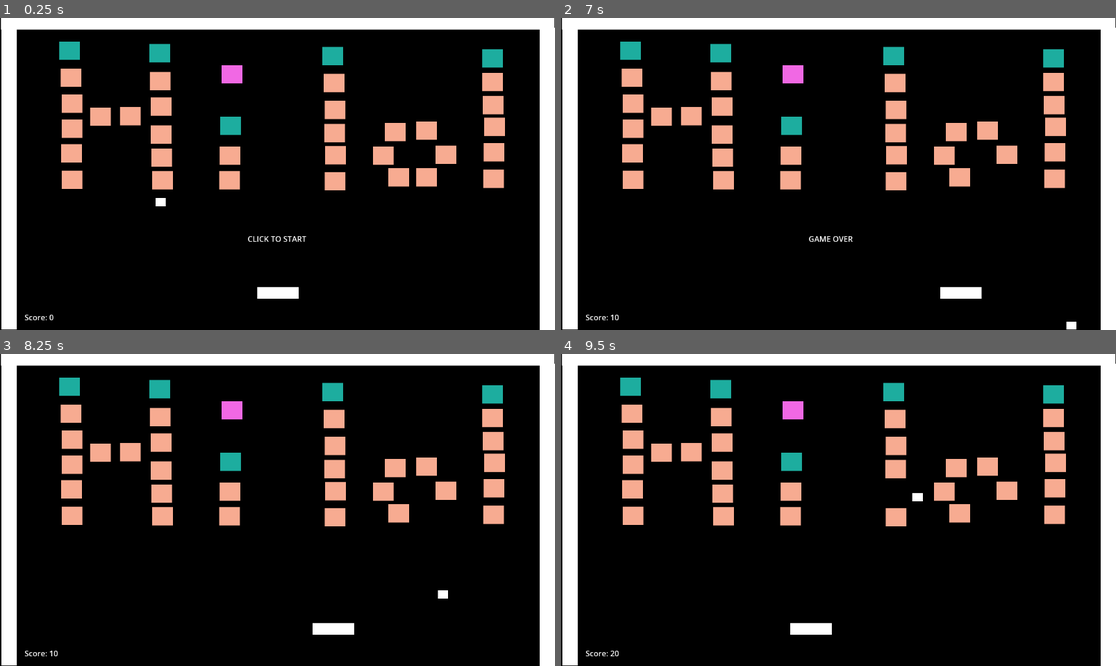
Above: before the commit, frames 1-4 (two rows, left to right).
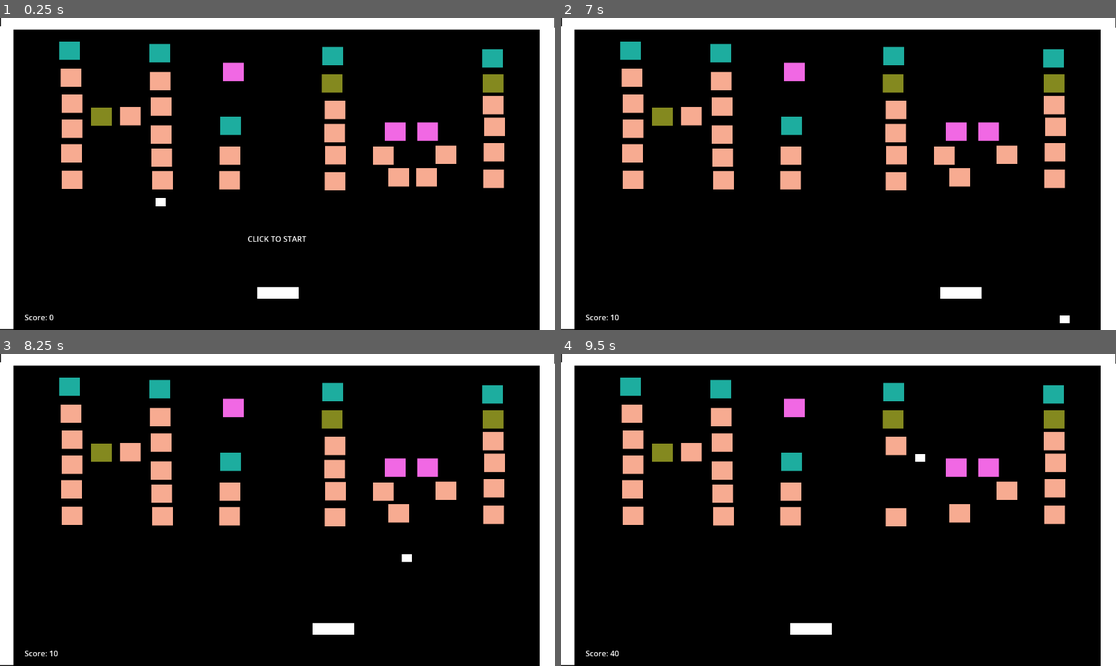
Above: after the commit, the same moments.

Repository: airo4858/breakout_thing
Game: Godot game, scene res://main.tscn
Same seed, same stepped clock (60 frames per second), same inputs: the game is played once before the commit and once after it.
Inputs (mouse positions are in pixels of both pictures, inside the frame that each line leads up to):
- Up to frame 1 (0.25 s): no input
- Up to frame 2 (7 s): tap Enter at 0.5 s; move the mouse to (960, 158) at 0.52 s; click (960, 158) at 0.6 s; move the mouse to (727, 189) at 1.27 s; click (727, 189) at 1.35 s; move the mouse to (894, 105) at 2.02 s; click (894, 105) at 2.1 s; move the mouse to (810, 236) at 2.77 s; click (810, 236) at 2.85 s; move the mouse to (1005, 220) at 3.52 s; click (1005, 220) at 3.6 s; move the mouse to (672, 127) at 4.27 s; click (672, 127) at 4.35 s; move the mouse to (866, 174) at 5.02 s; click (866, 174) at 5.1 s; move the mouse to (755, 96) at 5.77 s; click (755, 96) at 5.85 s; move the mouse to (960, 158) at 6.52 s; click (960, 158) at 6.6 s
- Up to frame 3 (8.25 s): move the mouse to (166, 525) at 7.27 s; click (166, 525) at 7.35 s; move the mouse to (333, 441) at 8.02 s; click (333, 441) at 8.1 s
- Up to frame 4 (9.5 s): move the mouse to (810, 572) at 8.77 s; click (810, 572) at 8.85 s

The runs differ from the first frame. In frame 1, 2.3% of the frame differs, in the area x 0-91%, y 2-100%; in frame 2, 2.5%; in frame 3, 2.4%; in frame 4, 2.9%.

Commit message:
add duplicate

Diff:
--- a/Actors/ball.gd
+++ b/Actors/ball.gd
@@ -8,9 +8,20 @@
 const paddle_width: float = 100.0
 var current_score: int = 0
 var is_running: bool = false
+var multi_ball: int = 1
 
 #func _ready() -> void:
 	#velocity = Vector2(1,1).normalized()
+func dupli(position: Vector2) -> void:
+	var newBall: Node = duplicate()
+	multi_ball = multi_ball + 1
+	if newBall:
+		newBall.position = position + Vector2(40,0)
+		newBall.visible = true;
+		newBall.is_running = true;
+		newBall.speed = 5
+		if get_parent():
+			get_parent().add_child(newBall)
 
 func _physics_process(delta: float) -> void:
 	if (not is_running):
@@ -39,10 +50,18 @@
 			forward = Vector2.from_angle(bounce_angle)
 
 		if (collision.get_collider().is_in_group("GameOver")):
-			StartText.visible = true
-			StartText.text = "GAME OVER"
-			is_running = false
+			if (multi_ball == 1):
+				StartText.visible = true
+				StartText.text = "GAME OVER"
+				is_running = false
+			multi_ball = multi_ball - 1
 
 		if (collision.get_collider().is_in_group("SlowDown")):
 			speed = speed / 2
 			current_score += 10
+
+		if (collision.get_collider().is_in_group("Double")):
+			speed = speed * 2
+
+		if (collision.get_collider().is_in_group("Duplicate")):
+			dupli(position)
--- /dev/null
+++ b/ball.tscn
@@ -0,0 +1,21 @@
+[gd_scene load_steps=4 format=3 uid="uid://base812rthyco"]
+
+[ext_resource type="Script" path="res://Actors/ball.gd" id="1_mxw8r"]
+
+[sub_resource type="RectangleShape2D" id="RectangleShape2D_0bxdh"]
+size = Vector2(21, 16)
+
+[sub_resource type="CanvasTexture" id="CanvasTexture_303ex"]
+
+[node name="Ball" type="CharacterBody2D"]
+position = Vector2(323, 375)
+script = ExtResource("1_mxw8r")
+
+[node name="CollisionShape2D" type="CollisionShape2D" parent="."]
+position = Vector2(10.5, 8)
+shape = SubResource("RectangleShape2D_0bxdh")
+
+[node name="Sprite2D" type="Sprite2D" parent="."]
+position = Vector2(10.658, 7.71945)
+scale = Vector2(-21.157, 16.4389)
+texture = SubResource("CanvasTexture_303ex")
--- /dev/null
+++ b/duplicate.tscn
@@ -0,0 +1,22 @@
+[gd_scene load_steps=4 format=3 uid="uid://bal5v8287yewl"]
+
+[ext_resource type="Script" path="res://Actors/brick.gd" id="1_xmqsc"]
+
+[sub_resource type="RectangleShape2D" id="RectangleShape2D_ks3og"]
+size = Vector2(42, 36)
+
+[sub_resource type="CanvasTexture" id="CanvasTexture_luqrs"]
+
+[node name="Brick" type="CharacterBody2D" groups=["Bricks", "Duplicate"]]
+position = Vector2(256, 81)
+script = ExtResource("1_xmqsc")
+
+[node name="CollisionShape2D" type="CollisionShape2D" parent="."]
+position = Vector2(-2, 2)
+shape = SubResource("RectangleShape2D_ks3og")
+
+[node name="Sprite2D" type="Sprite2D" parent="."]
+modulate = Color(0.515737, 0.537231, 0.121257, 1)
+position = Vector2(-2, 2)
+scale = Vector2(43, 38)
+texture = SubResource("CanvasTexture_luqrs")
--- a/main.tscn
+++ b/main.tscn
@@ -1,12 +1,13 @@
-[gd_scene load_steps=16 format=3 uid="uid://dvyct6yuyiu8p"]
+[gd_scene load_steps=17 format=3 uid="uid://dvyct6yuyiu8p"]
 
 [ext_resource type="Script" path="res://Actors/ball.gd" id="1_ry14i"]
 [ext_resource type="Script" path="res://Actors/paddle.gd" id="2_tw752"]
 [ext_resource type="PackedScene" uid="uid://de4bl8dbp3gsj" path="res://brick.tscn" id="3_2o2dh"]
 [ext_resource type="PackedScene" uid="uid://bupbo20glxrs3" path="res://slowdown.tscn" id="4_7lqpc"]
 [ext_resource type="PackedScene" uid="uid://dpixkmwdmyxmt" path="res://double.tscn" id="5_k71h4"]
-
-[sub_resource type="CanvasTexture" id="CanvasTexture_pdu7n"]
+[ext_resource type="PackedScene" uid="uid://bal5v8287yewl" path="res://duplicate.tscn" id="6_52h80"]
+
+[sub_resource type="CanvasTexture" id="CanvasTexture_j4dnd"]
 
 [sub_resource type="RectangleShape2D" id="RectangleShape2D_0bxdh"]
 size = Vector2(21, 16)
@@ -81,7 +82,7 @@
 texture = SubResource("CanvasTexture_q8is6")
 
 [node name="Wall" type="CharacterBody2D" parent="."]
-position = Vector2(7, 26)
+position = Vector2(0, 25)
 
 [node name="CollisionShape2D" type="CollisionShape2D" parent="Wall"]
 position = Vector2(9.5, 305.5)
@@ -107,18 +108,15 @@
 [node name="Brick2" parent="." instance=ExtResource("3_2o2dh")]
 position = Vector2(152, 176)
 
+[node name="Brick36" parent="." instance=ExtResource("3_2o2dh")]
+position = Vector2(151, 279)
+
 [node name="Brick3" parent="." instance=ExtResource("3_2o2dh")]
 position = Vector2(152, 228)
 
-[node name="Brick" parent="Brick3" instance=ExtResource("3_2o2dh")]
-position = Vector2(-1, 51)
-
 [node name="Brick4" parent="." instance=ExtResource("3_2o2dh")]
 position = Vector2(152, 334)
 
-[node name="Brick5" parent="." instance=ExtResource("3_2o2dh")]
-position = Vector2(211, 203)
-
 [node name="Brick6" parent="." instance=ExtResource("3_2o2dh")]
 position = Vector2(273, 202)
 
@@ -146,9 +144,6 @@
 [node name="Brick14" parent="." instance=ExtResource("3_2o2dh")]
 position = Vector2(480, 284)
 
-[node name="Brick18" parent="." instance=ExtResource("3_2o2dh")]
-position = Vector2(696, 133)
-
 [node name="Brick19" parent="." instance=ExtResource("3_2o2dh")]
 position = Vector2(698, 189)
 
@@ -173,12 +168,6 @@
 [node name="Brick26" parent="." instance=ExtResource("3_2o2dh")]
 position = Vector2(928, 282)
 
-[node name="Brick27" parent="." instance=ExtResource("3_2o2dh")]
-position = Vector2(823, 235)
-
-[node name="Brick28" parent="." instance=ExtResource("3_2o2dh")]
-position = Vector2(888, 232)
-
 [node name="Brick29" parent="." instance=ExtResource("3_2o2dh")]
 position = Vector2(1027, 332)
 
@@ -190,9 +179,6 @@
 
 [node name="Brick32" parent="." instance=ExtResource("3_2o2dh")]
 position = Vector2(1026, 179)
-
-[node name="Brick33" parent="." instance=ExtResource("3_2o2dh")]
-position = Vector2(1025, 131)
 
 [node name="Score" type="RichTextLabel" parent="."]
 offset_left = 51.0
@@ -221,14 +207,29 @@
 [node name="Brick16" parent="." instance=ExtResource("4_7lqpc")]
 position = Vector2(334, 71)
 
+[node name="Brick28" parent="." instance=ExtResource("5_k71h4")]
+position = Vector2(487, 110)
+
 [node name="Brick17" parent="." instance=ExtResource("4_7lqpc")]
 position = Vector2(481, 222)
 
-[node name="Brick" parent="Brick17" instance=ExtResource("5_k71h4")]
-position = Vector2(3, -107)
-
 [node name="Brick34" parent="." instance=ExtResource("4_7lqpc")]
 position = Vector2(693, 77)
 
 [node name="Brick35" parent="." instance=ExtResource("4_7lqpc")]
 position = Vector2(1025, 82)
+
+[node name="Brick15" parent="." instance=ExtResource("5_k71h4")]
+position = Vector2(823, 234)
+
+[node name="Brick27" parent="." instance=ExtResource("5_k71h4")]
+position = Vector2(890, 234)
+
+[node name="Brick5" parent="." instance=ExtResource("6_52h80")]
+position = Vector2(213, 203)
+
+[node name="Brick18" parent="." instance=ExtResource("6_52h80")]
+position = Vector2(692, 134)
+
+[node name="Brick33" parent="." instance=ExtResource("6_52h80")]
+position = Vector2(1026, 134)
--- a/project.godot
+++ b/project.godot
@@ -22,6 +22,7 @@
 GameOver=""
 SlowDown=""
 Double=""
+Duplicate=""
 
 [input]
 
--- /dev/null
+++ b/shake_camera.tscn
@@ -0,0 +1,6 @@
+[gd_scene load_steps=2 format=3 uid="uid://bgyvueaempqkc"]
+
+[sub_resource type="GDScript" id="GDScript_k76a6"]
+
+[node name="ShakeCamera" type="Camera2D"]
+script = SubResource("GDScript_k76a6")
Not shown: 1 places in main.tscn that only renumber resources
Binary file added: storyboard.jpg
Not shown, added: storyboard.jpg.import
